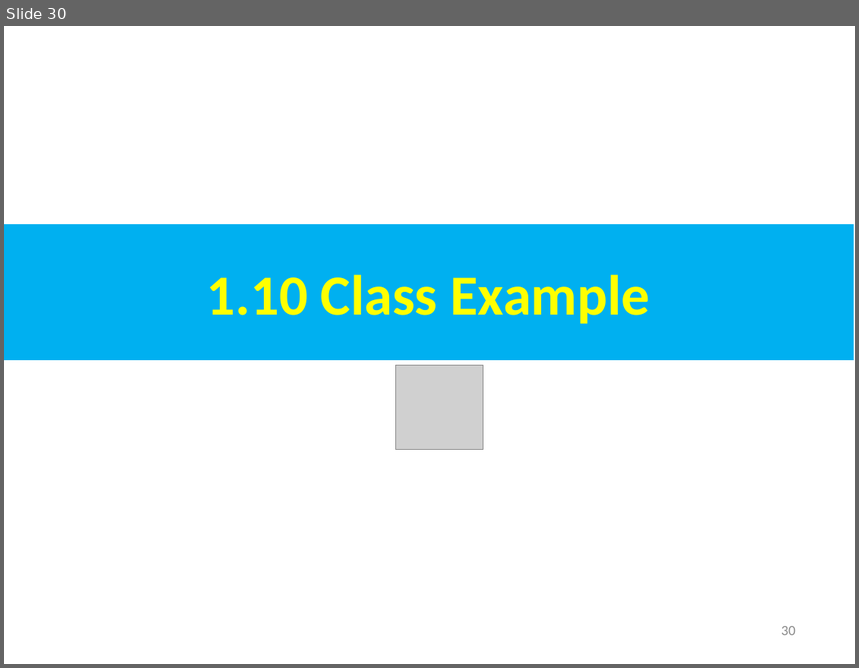
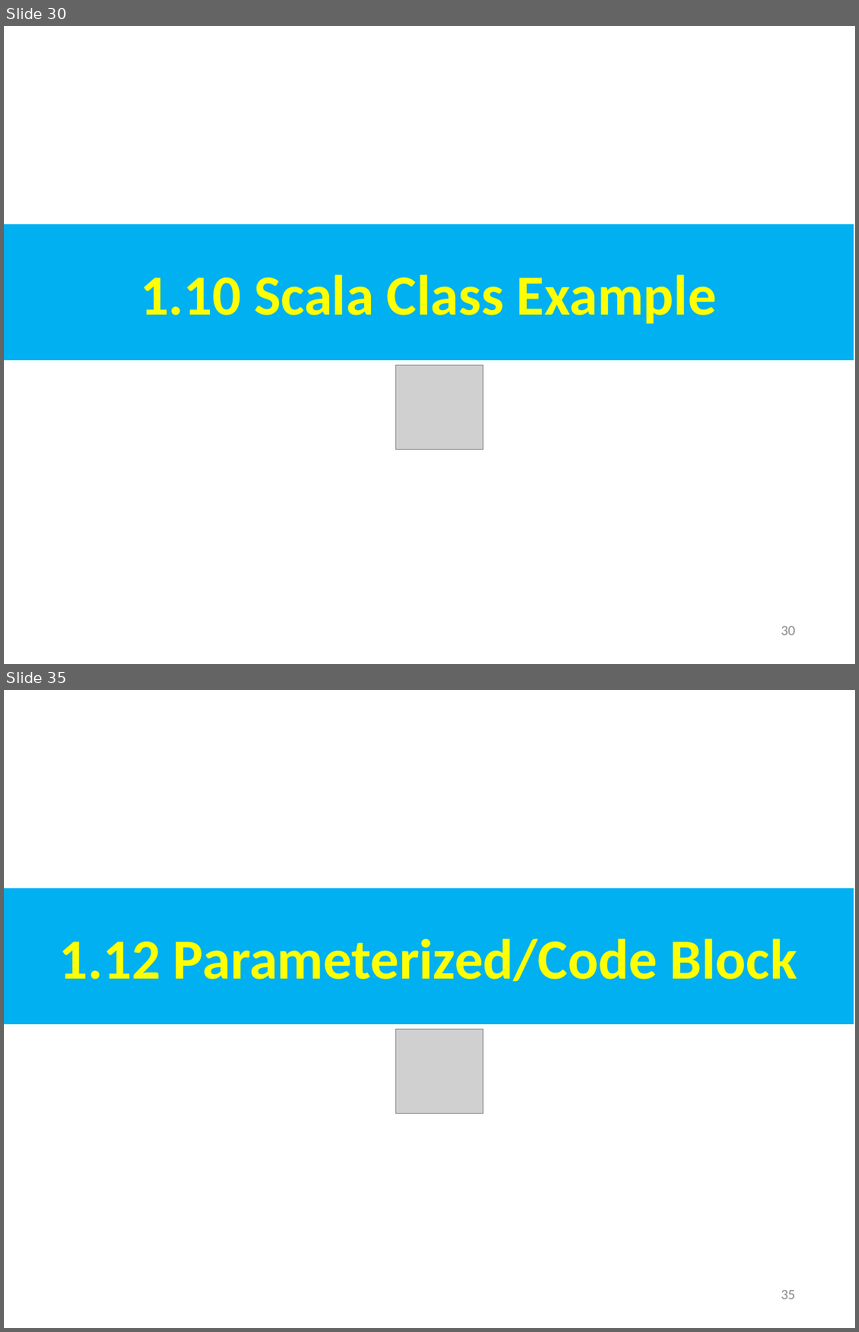
Before and after one commit to peterhchen/AIU_CS800_Chisel, a slide deck: 300_UCB_BC/001_Scala/000_Video/001_Scala.ppt. Shown one above the other, each under a label of ours: slide 30 before the commit, slides 30 and 35 after it; the slides between them are not shown. The pictures are 859x668 and 859x1332 pixels, drawn with LibreOffice and Linux fonts; fonts in the diff are those of the drawing; grey boxes stand for pictures. Boxes give left, top, right and bottom in pixels: in the first picture for what was removed or moved away, otherwise in the second. Text is boxed around its words. In the diff, an @@ line names an element or a change of style, - is before the commit and + after.

```diff
--- a/300_UCB_BC/001_Scala/000_Video/001_Scala.ppt
+++ b/300_UCB_BC/001_Scala/000_Video/001_Scala.ppt
@@ slide 35 added at (4, 690, 855, 1328), background #FFFFFF @@
@@ rectangle added at (4, 888, 854, 1024), fill #00B0F0, 48 pt, text #FFFF00, bold @@
+1.12 Parameterized/Code Block
@@ picture added at (396, 1030, 484, 1114) @@
@@ page number added at (781, 1290, 796, 1300), 12 pt, text #8B8B8B @@
+35
@@ slide 30 changed as well @@
@@ text in rectangle at (140, 275, 717, 324): text changed @@
-1.10 Class Example
+1.10 Scala Class Example
```
Also in this commit, not shown: 4 other slides changed, 8 other slides added.
